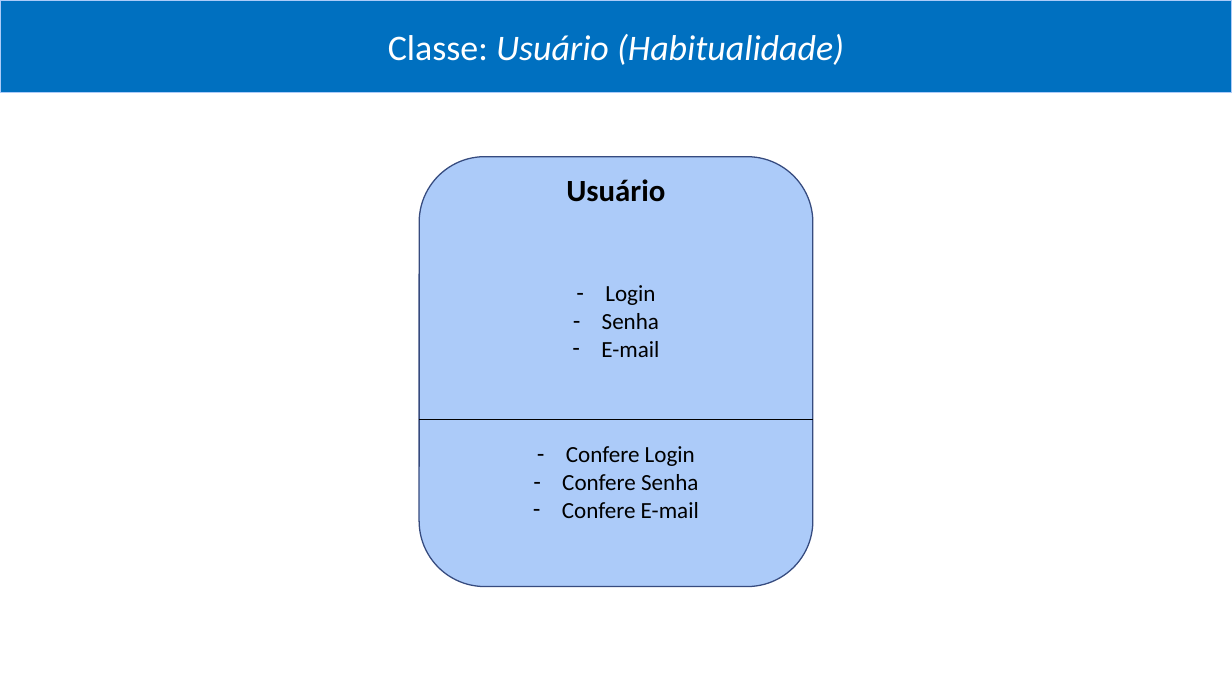
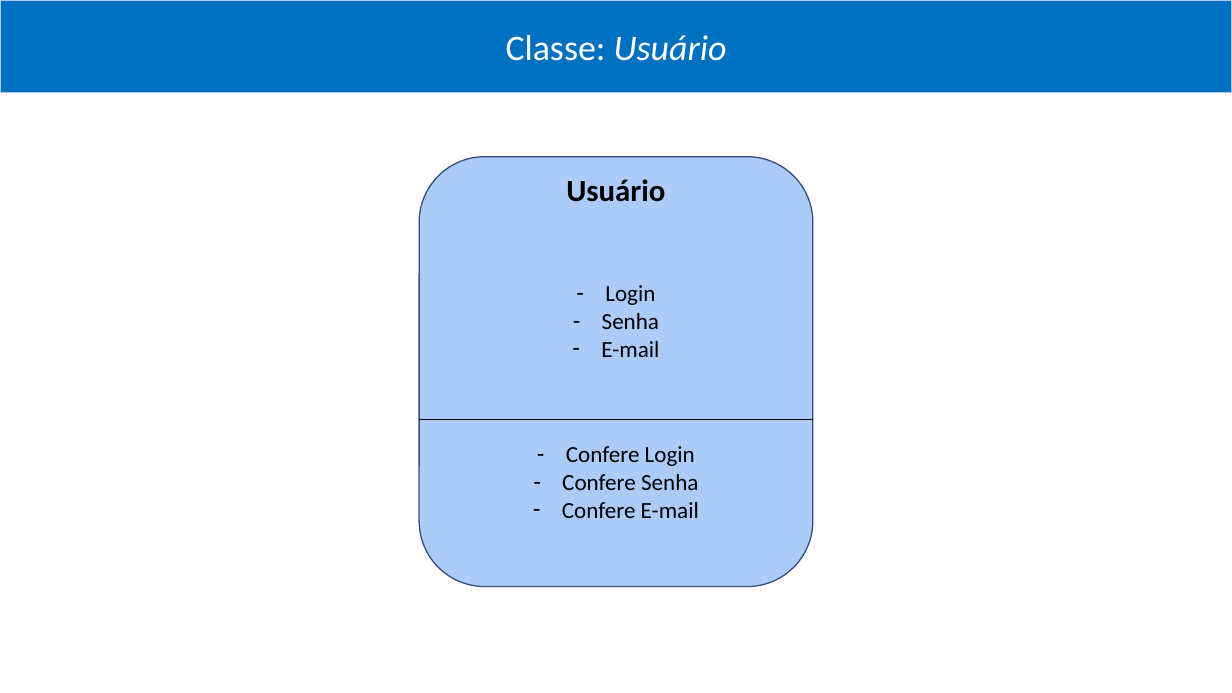
Before and after one commit to brjoaogabriel/processamento_login, a slide deck: slide 2 of projeto/classes, métodos, estrutura lógica e exemplificação.pptx. Drawn at 1232x693 pixels with LibreOffice and Linux fonts; fonts in the diff are those of the drawing. Boxes give left, top, right and bottom in pixels: in the first picture for what was removed or moved away, otherwise in the second. Text is boxed around its words. In the diff, an @@ line names an element or a change of style, - is before the commit and + after.

Commit message:
04/16/2020 15:11 - classe dispositivo pronta ...

```diff
--- a/projeto/classes, métodos, estrutura lógica e exemplificação.pptx
+++ b/projeto/classes, métodos, estrutura lógica e exemplificação.pptx
@@ text in rectangle at <box>506,35,727,61</box>: text changed; italic off @@
-Classe: Usuário (Habitualidade)
+Classe: Usuário
```
Also in this commit, not shown: 2 other slides changed, 1 slide added, 3 other files.
